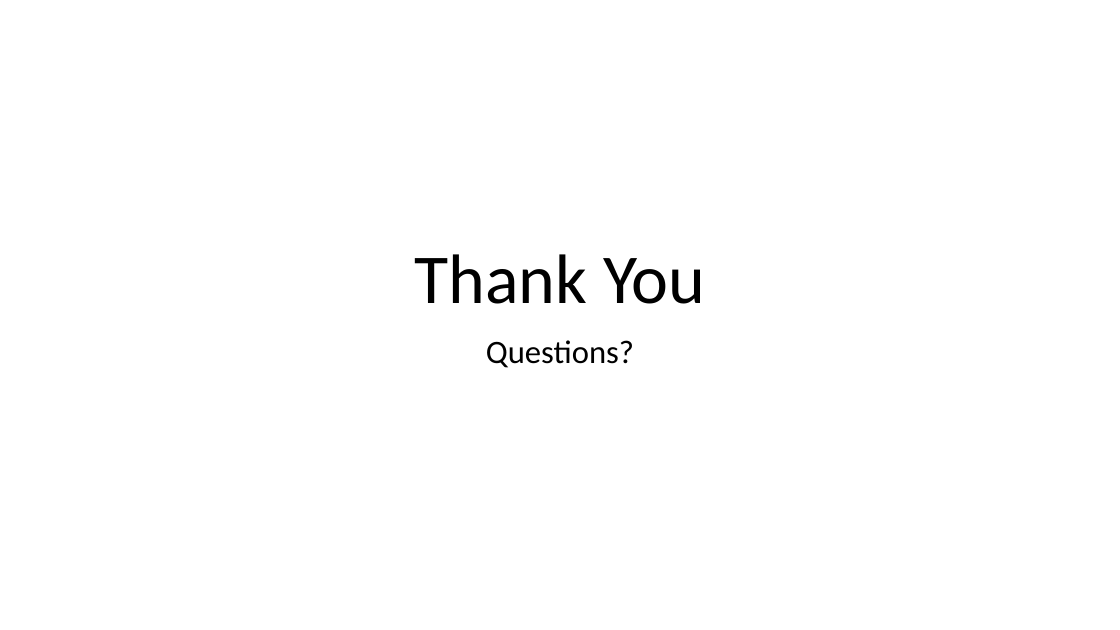
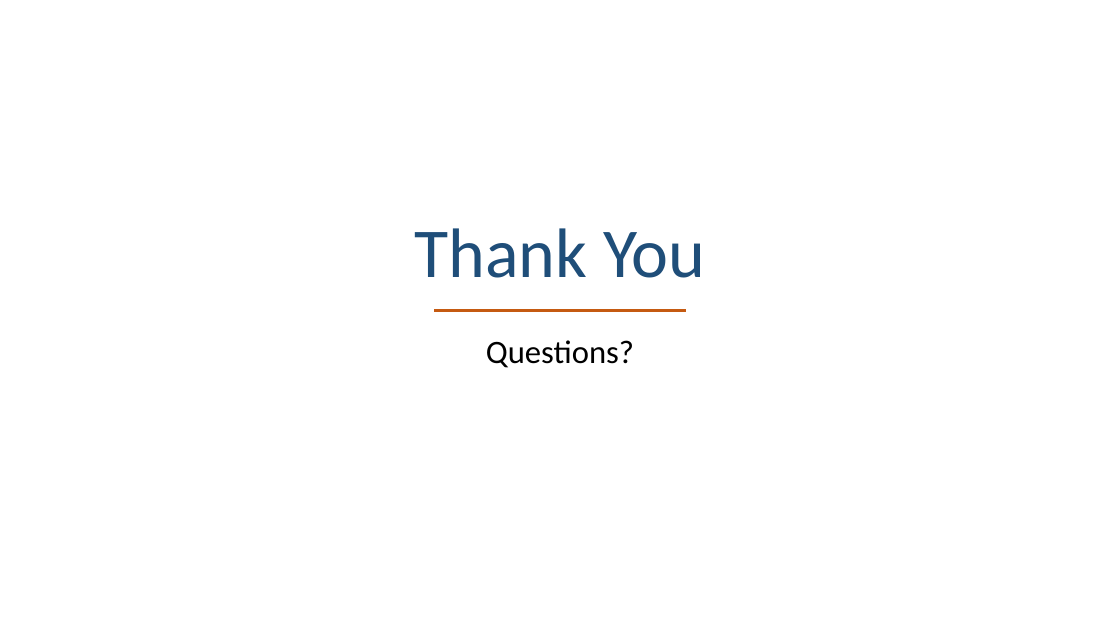
Before and after one commit to BadboyVee/BlackHoleeee, a slide deck: slide 15 of pz-analysis/PZ_Nigeria_Analysis.pptx. Drawn at 1120x630 pixels with LibreOffice and Linux fonts; fonts in the diff are those of the drawing. Boxes give left, top, right and bottom in pixels: in the first picture for what was removed or moved away, otherwise in the second. Text is boxed around its words. In the diff, an @@ line names an element or a change of style, - is before the commit and + after.

```diff
--- a/pz-analysis/PZ_Nigeria_Analysis.pptx
+++ b/pz-analysis/PZ_Nigeria_Analysis.pptx
@@ title "Thank You": place and size @@
-title "Thank You" at <box>414,254,705,304</box>
+title "Thank You" at <box>414,228,705,278</box>
@@ title "Thank You" at <box>414,228,705,278</box>: text colour #000000 to #1F4E79 @@
@@ line added from (434, 311) to (686, 311), #C55A11 3 pt @@
```
Also in this commit, not shown: 14 other slides changed, 3 other files.
